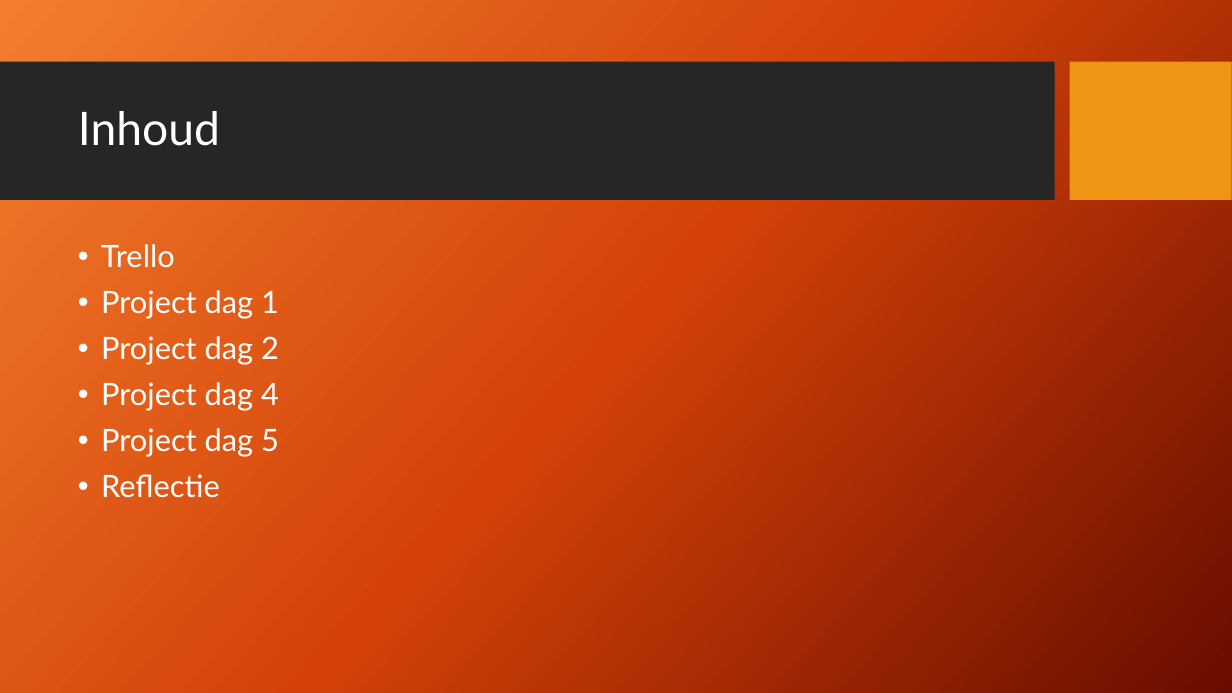
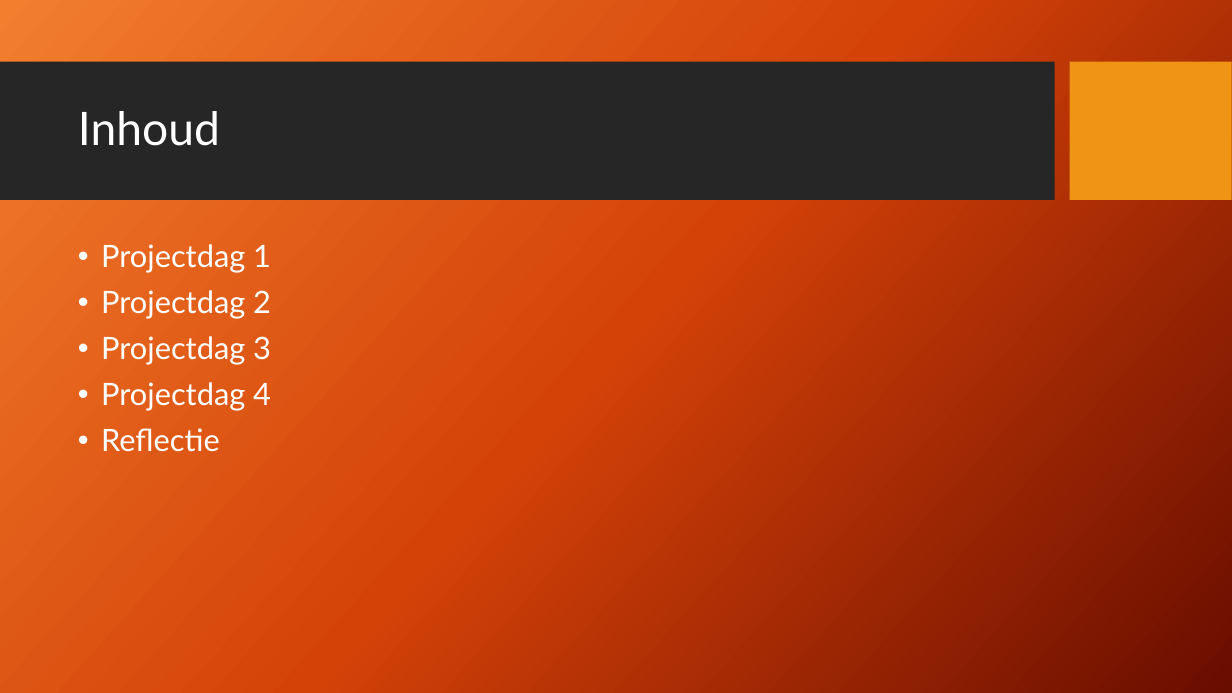
Before and after one commit to NebojsaRoc/ProjectweekRoc3, a slide deck: slide 2 of Presentatie aan klas.pptx. Drawn at 1232x693 pixels with LibreOffice and Linux fonts; fonts in the diff are those of the drawing; background and template pictures are left out. Boxes give left, top, right and bottom in pixels: in the first picture for what was removed or moved away, otherwise in the second. Text is boxed around its words. In the diff, an @@ line names an element or a change of style, - is before the commit and + after.

```diff
--- a/Presentatie aan klas.pptx
+++ b/Presentatie aan klas.pptx
@@ text at [101, 244, 271, 411]: text changed @@
-• Trello
-• Project dag 1
-• Project dag 2
-• Project dag 4
-• Project dag 5
+• Projectdag 1
+• Projectdag 2
+• Projectdag 3
+• Projectdag 4
```
Also in this commit, not shown: 4 other slides changed, 1 slide added, 1 slide removed.
